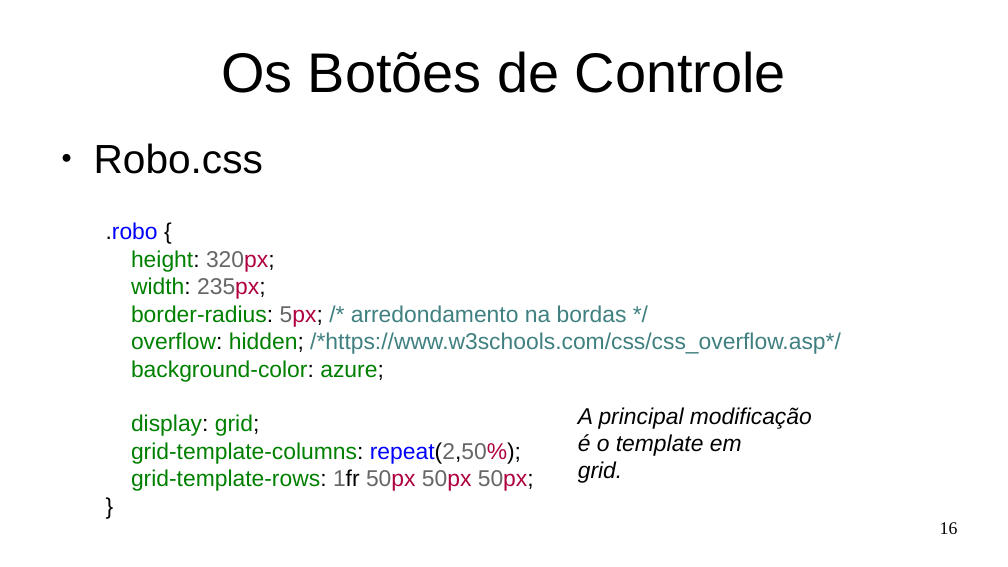
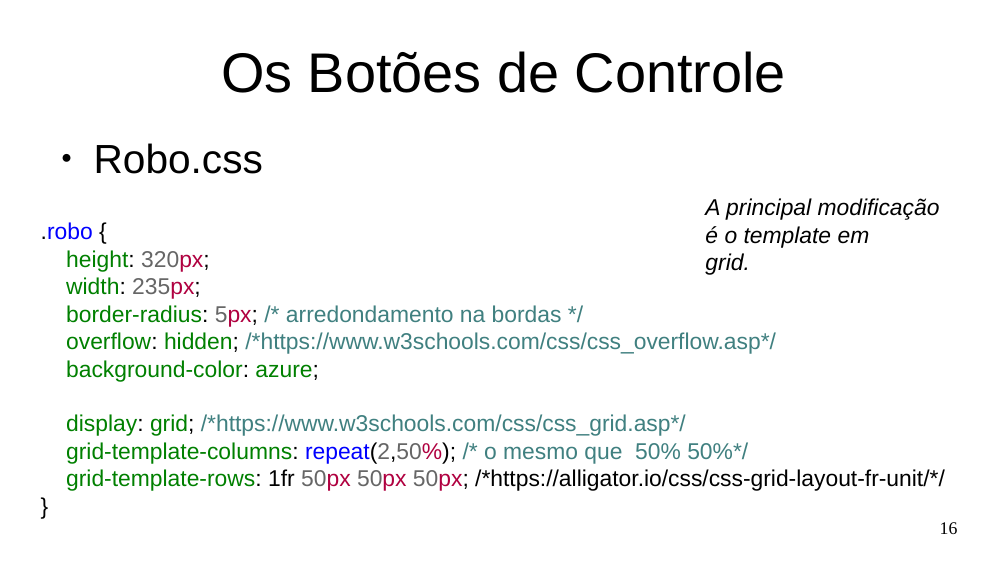
Before and after one commit to Marques-Dev/WEB_2020-1, a slide deck: slide 16 of SLIDES/aula02.odp. Drawn at 1008x567 pixels with LibreOffice and Linux fonts; fonts in the diff are those of the drawing. Boxes give left, top, right and bottom in pixels: in the first picture for what was removed or moved away, otherwise in the second. Text is boxed around its words. In the diff, an @@ line names an element or a change of style, - is before the commit and + after.

Commit message:
aula 04 robo

```diff
--- a/SLIDES/aula02.odp
+++ b/SLIDES/aula02.odp
@@ text "A principal modificação é o ...": place and size @@
-text "A principal modificação é o ..." at [578,407,812,483]
+text "A principal modificação é o ..." at [705,198,940,275]
@@ text ".robo {": place and size @@
-text ".robo {" at [106,222,841,491]
+text ".robo {" at [41,222,945,491]
@@ text at [66,414,945,491]: text changed; text colour #008000 to #000000 @@
-display: grid;
-grid-template-columns: repeat(2,50%);
-grid-template-rows: 1fr 50px 50px 50px;
+display: grid; /*https://www.w3schools.com/css/css_grid.asp*/
+grid-template-columns: repeat(2,50%); /* o mesmo que 50% 50%*/
+grid-template-rows: 1fr 50px 50px 50px; /*https://alligator.io/css/css-grid-layout-fr-unit/*/
```
Also in this commit, not shown: 3 other slides changed, 26 other files.
